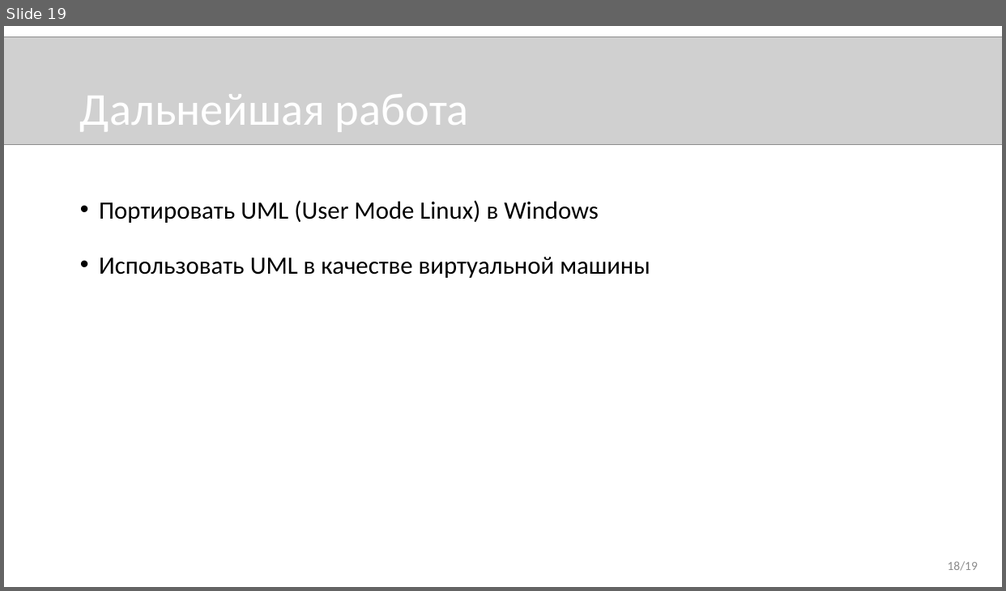
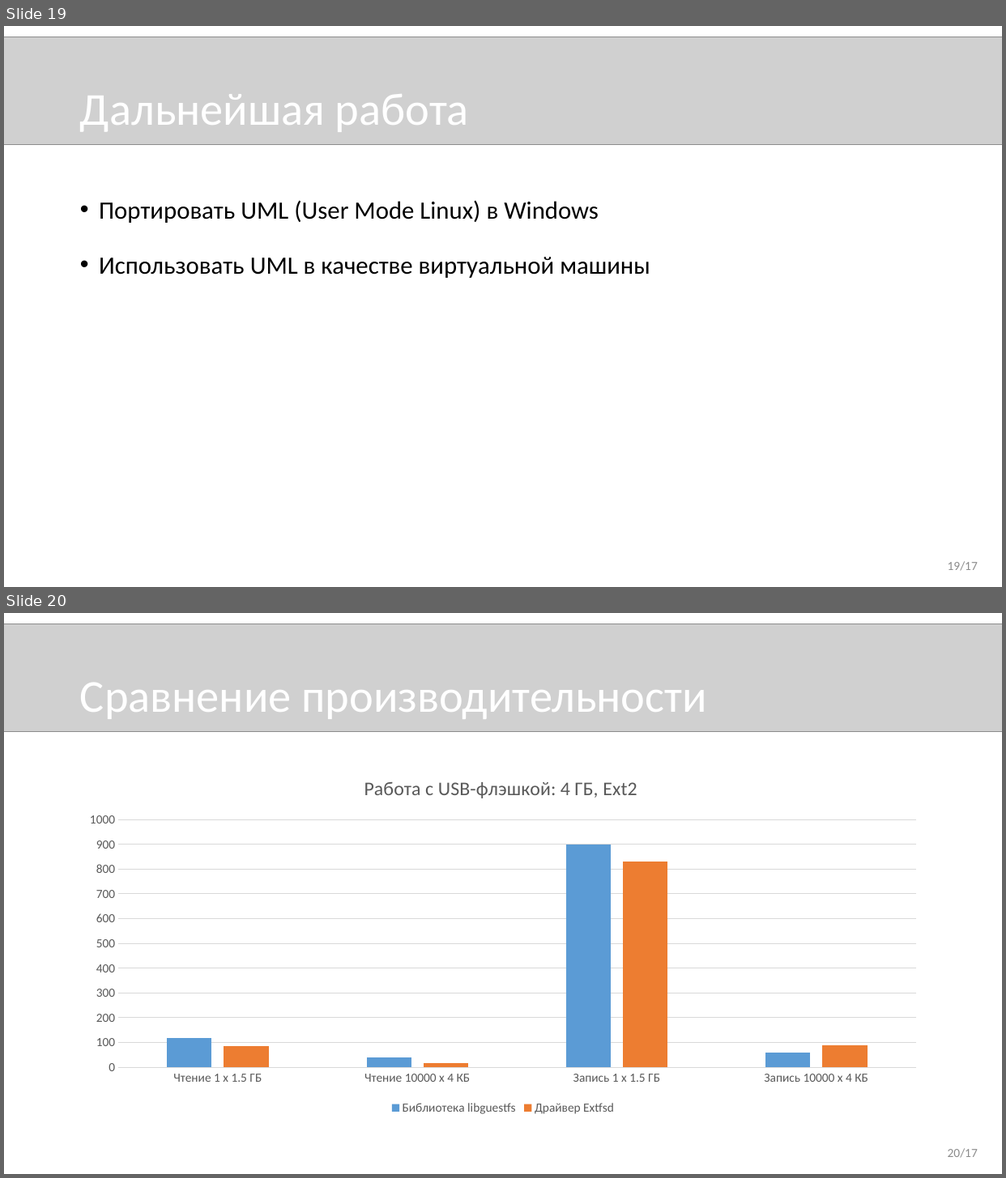
Before and after one commit to novokrest/master-thesis, a slide deck: presentation.pptx. Shown one above the other, each under a label of ours: slide 19 before the commit, slides 19 and 20 after it. The pictures are 1006x591 and 1006x1178 pixels, drawn with LibreOffice and Linux fonts; fonts in the diff are those of the drawing; grey boxes stand for pictures. Boxes give left, top, right and bottom in pixels: in the first picture for what was removed or moved away, otherwise in the second. Text is boxed around its words. In the diff, an @@ line names an element or a change of style, - is before the commit and + after.

```diff
--- a/presentation.pptx
+++ b/presentation.pptx
@@ slide 20 added at [4,613,1002,1174], background #FFFFFF @@
@@ picture added at [4,624,1002,731] @@
@@ title added at [80,683,706,719], 44 pt, text #FFFFFF @@
+Сравнение производительности
@@ column chart added at [73,763,934,1119] @@
+title "Работа с USB-флэшкой: 4 ГБ, Ext2  "
+categories: Чтение 1 х 1.5 ГБ, Чтение 10000 х 4 КБ, Запись 1 х 1.5 ГБ, Запись 10000 х 4 КБ
+Библиотека libguestfs: 120, 40, 900, 60
+Драйвер Extfsd: 80, 20, 830, 90
@@ text added at [948,1148,978,1158], 12 pt, text #8C8C8C @@
+20/17
@@ slide 19 changed as well @@
@@ text at [948,561,978,571]: text changed @@
-18/19
+19/17
```
Also in this commit, not shown: 15 other slides changed, 3 other files.
